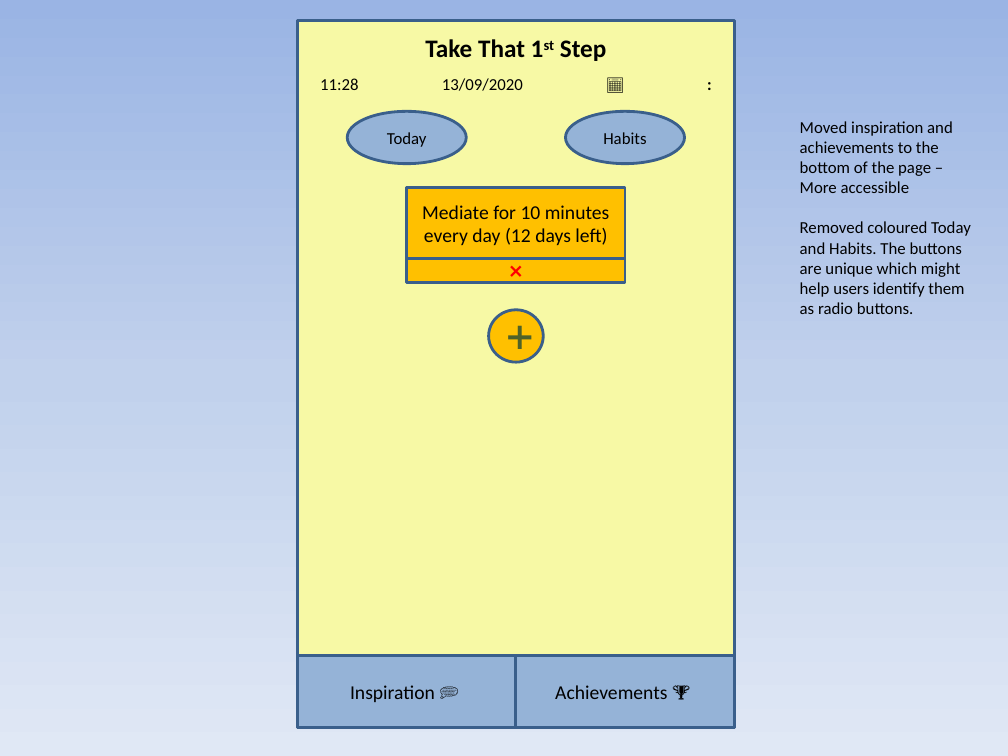
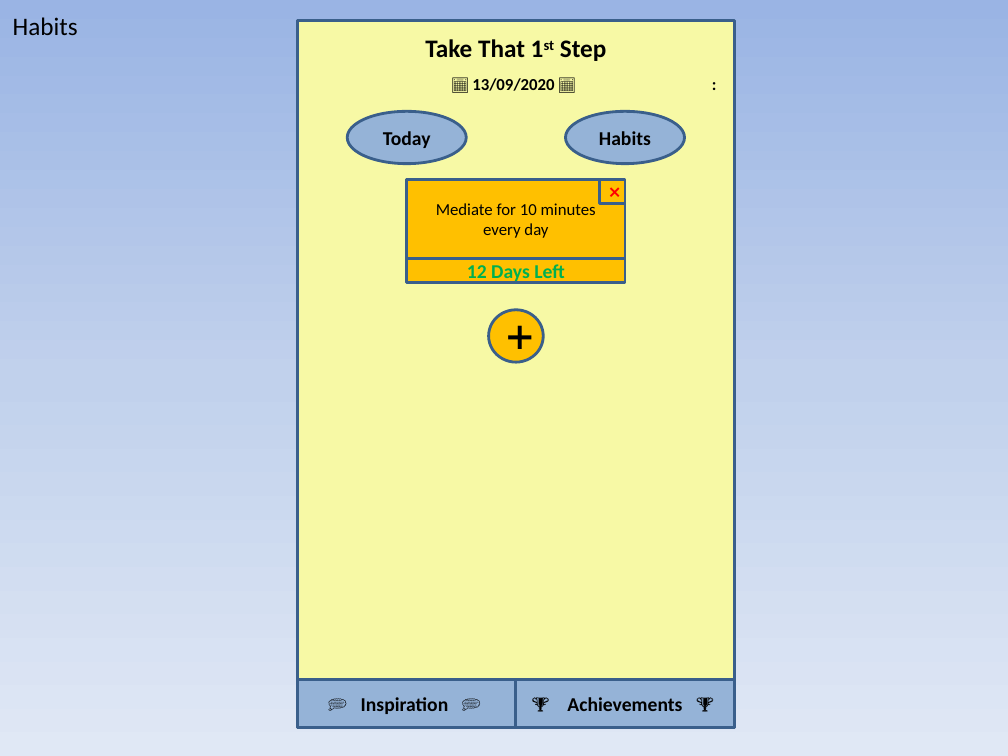
Before and after one commit to IcecoolR/Take-That-1st-Step, a slide deck: slide 6 of UI Ideas.pptx (slide 5 before the commit). Drawn at 1008x756 pixels with LibreOffice and Linux fonts; fonts in the diff are those of the drawing. Boxes give left, top, right and bottom in pixels: in the first picture for what was removed or moved away, otherwise in the second. Text is boxed around its words. In the diff, an @@ line names an element or a change of style, - is before the commit and + after.

```diff
--- a/UI Ideas.pptx
+++ b/UI Ideas.pptx
@@ text added at (x1=13, y1=17, x2=78, y2=35), 18 pt, text #000000 @@
+Habits
@@ text at (x1=472, y1=78, x2=554, y2=91): text changed; bold on @@
-11:28 13/09/2020 📅 :
+📅 13/09/2020 📅 :
@@ ellipse "Today" at (x1=347, y1=111, x2=466, y2=163): size 12 to 14 pt, bold on @@
@@ ellipse "Habits" at (x1=565, y1=111, x2=684, y2=163): size 12 to 14 pt, bold on @@
@@ text removed at (x1=800, y1=121, x2=971, y2=314) @@
-Moved inspiration and achievements to the bottom of the page – More accessible
-Removed coloured Today and Habits. The buttons are unique which might help users identify them as radio buttons.
@@ rectangle "Mediate for 10 minutes every ..." resized from (x1=407, y1=187, x2=626, y2=259) to (x1=407, y1=179, x2=626, y2=259) @@
@@ text in rectangle at (x1=436, y1=203, x2=596, y2=238): text changed; size 14 to 12 pt @@
-Mediate for 10 minutes every day (12 days left)
+Mediate for 10 minutes every day
@@ rectangle added at (x1=599, y1=180, x2=625, y2=204), fill #FFC000, outline #3A5F8C 2 pt, 12 pt, text #FF0000, bold @@
+❌
@@ text in rectangle at (x1=467, y1=264, x2=564, y2=284): text changed; text colour #FF0000 to #00B050; bold on @@
-❌
+12 Days Left
@@ ellipse "➕" at (x1=489, y1=309, x2=543, y2=362): text colour #4F6228 to #000000 @@
@@ rectangle "💭 Inspiration 💭" resized from (x1=297, y1=656, x2=516, y2=728) to (x1=297, y1=679, x2=516, y2=727) @@
@@ rectangle "🏆 Achievements 🏆" resized from (x1=516, y1=656, x2=735, y2=728) to (x1=516, y1=679, x2=735, y2=727) @@
@@ text in rectangle at (x1=361, y1=697, x2=449, y2=714): text changed; bold on @@
-Inspiration 💭
+💭 Inspiration 💭
@@ text in rectangle at (x1=567, y1=697, x2=682, y2=711): text changed; bold on @@
-Achievements 🏆
+🏆 Achievements 🏆
```
Also in this commit, not shown: 2 other slides changed, 2 slides added, 1 other file.
